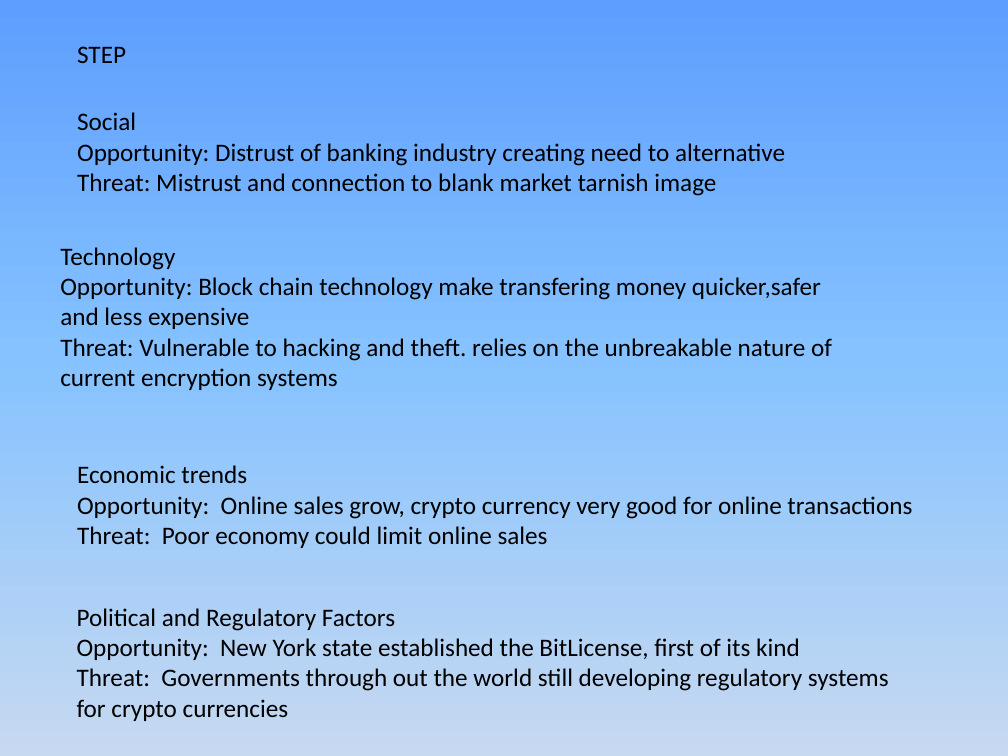
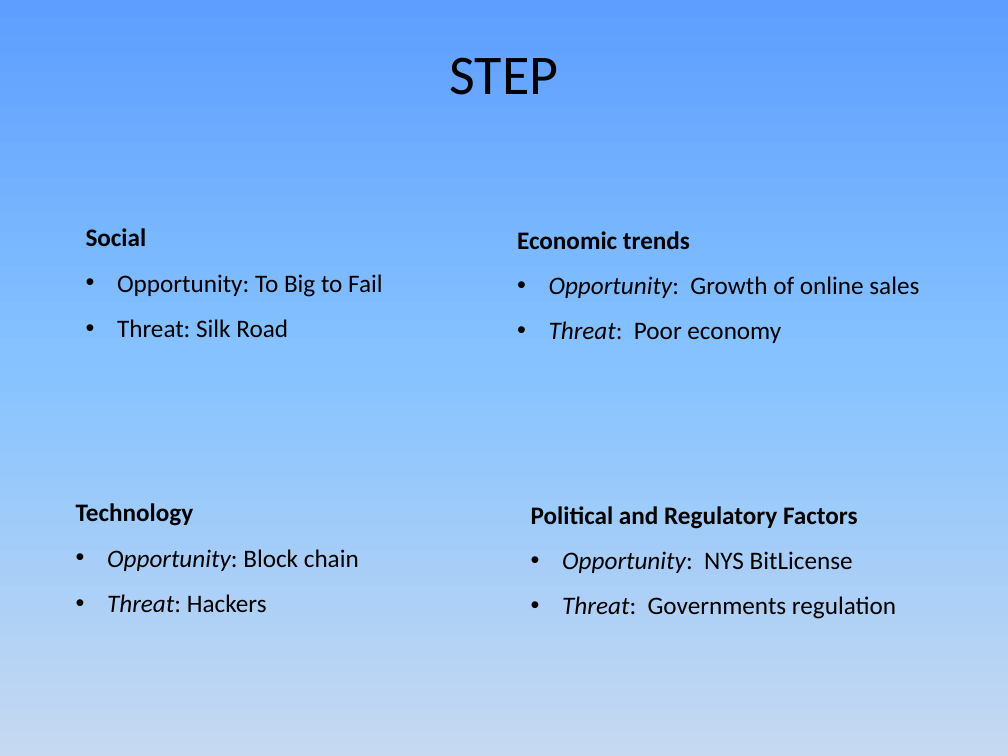
Before and after one commit to JamesLeB/Business, a slide deck: slide 4 of TODO/2-Monday/Presentation1.pptx. Drawn at 1008x756 pixels with LibreOffice and Linux fonts; fonts in the diff are those of the drawing. Boxes give left, top, right and bottom in pixels: in the first picture for what was removed or moved away, otherwise in the second. Text is boxed around its words. In the diff, an @@ line names an element or a change of style, - is before the commit and + after.

```diff
--- a/TODO/2-Monday/Presentation1.pptx
+++ b/TODO/2-Monday/Presentation1.pptx
@@ text "STEP": place and size @@
-text "STEP" at [77, 46, 126, 63]
+text "STEP" at [450, 57, 559, 95]
@@ text "STEP" at [450, 57, 559, 95]: size 18 to 40 pt; alignment left to centre @@
@@ text "Social": place and size @@
-text "Social" at [77, 112, 785, 196]
+text "Social" at [86, 228, 382, 337]
@@ text "Economic trends": place and size @@
-text "Economic trends" at [77, 465, 912, 548]
+text "Economic trends" at [517, 231, 919, 343]
@@ text at [86, 228, 147, 247]: bold on in "Social"; line spacing 1 to 1.5 @@
@@ text at [517, 231, 690, 250]: bold on in "Economic trends"; line spacing 1 to 1.5 @@
@@ text at [117, 274, 382, 337]: text changed @@
-Opportunity: Distrust of banking industry creating need to alternative
-Threat: Mistrust and connection to blank market tarnish image
+• Opportunity: To Big to Fail
+• Threat: Silk Road
@@ text at [549, 276, 919, 343]: text changed @@
-Opportunity: Online sales grow, crypto currency very good for online transactions
-Threat: Poor economy could limit online sales
+• Opportunity: Growth of online sales
+• Threat: Poor economy
@@ text "Technology": place and size @@
-text "Technology" at [60, 247, 832, 390]
+text "Technology" at [76, 503, 359, 613]
@@ text "Political and Regulatory Factors": place and size @@
-text "Political and Regulatory Factors" at [77, 608, 889, 721]
+text "Political and Regulatory Factors" at [531, 506, 896, 619]
@@ text at [76, 503, 194, 526]: bold on in "Technology"; line spacing 1 to 1.5 @@
@@ text at [531, 506, 858, 529]: bold on in "Political and Regulatory Factors"; line spacing 1 to 1.5 @@
@@ text at [107, 549, 359, 613]: text changed @@
-Opportunity: Block chain technology make transfering money quicker,safer and less expensive
-Threat: Vulnerable to hacking and theft. relies on the unbreakable nature of current encryption systems
+• Opportunity: Block chain
+• Threat: Hackers
@@ text at [562, 551, 896, 619]: text changed @@
-Opportunity: New York state established the BitLicense, first of its kind
-Threat: Governments through out the world still developing regulatory systems for crypto currencies
+• Opportunity: NYS BitLicense
+• Threat: Governments regulation
```
Also in this commit, not shown: 13 other slides changed, 1 slide added, 1 slide removed, 2 other files.
